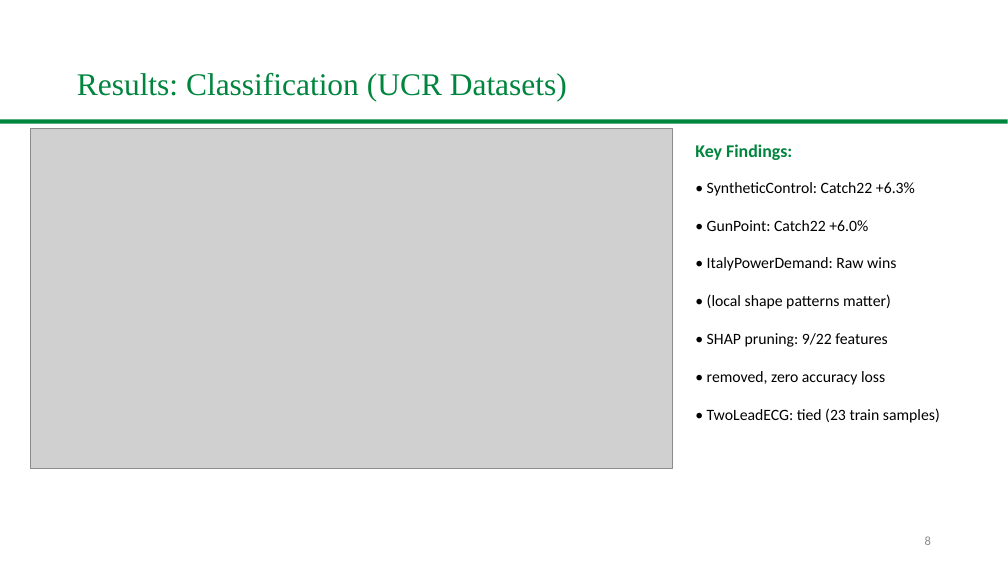
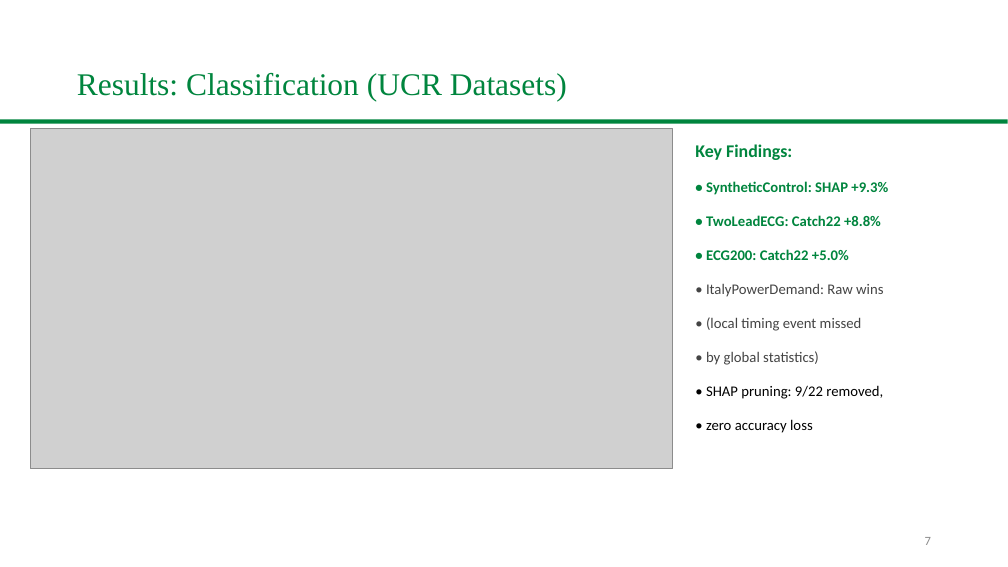
Before and after one commit to Ash-projects-personal/CSCE5222-Group18-FeatureEngineering, a slide deck: slide 7 of slides/Group18_UNT_Presentation.pptx (slide 8 before the commit). Drawn at 1008x567 pixels with LibreOffice and Linux fonts; fonts in the diff are those of the drawing; grey boxes stand for pictures; background and template pictures are left out. Boxes give left, top, right and bottom in pixels: in the first picture for what was removed or moved away, otherwise in the second. Text is boxed around its words. In the diff, an @@ line names an element or a change of style, - is before the commit and + after.

```diff
--- a/slides/Group18_UNT_Presentation.pptx
+++ b/slides/Group18_UNT_Presentation.pptx
@@ text at (706, 181, 888, 195): text changed; size 15 to 14 pt; text colour #000000 to #00853E; bold on @@
-• SyntheticControl: Catch22 +6.3%
+• SyntheticControl: SHAP +9.3%
@@ text at (706, 215, 881, 226): text changed; size 15 to 14 pt; text colour #000000 to #00853E; bold on @@
-• GunPoint: Catch22 +6.0%
+• TwoLeadECG: Catch22 +8.8%
@@ text added at (706, 249, 849, 260), 14 pt, text #00853E, bold @@
+• ECG200: Catch22 +5.0%
@@ text "• ItalyPowerDemand: Raw wins": place and size @@
-text "• ItalyPowerDemand: Raw wins" at (707, 257, 896, 271)
+text "• ItalyPowerDemand: Raw wins" at (706, 284, 883, 297)
@@ text "• ItalyPowerDemand: Raw wins" at (706, 284, 883, 297): size 15 to 14 pt, text colour #000000 to #444444 @@
@@ text at (706, 317, 862, 331): text changed; size 15 to 14 pt; text colour #000000 to #444444 @@
-• (local shape patterns matter)
+• (local timing event missed
@@ text added at (706, 351, 819, 365), 14 pt, text #444444 @@
+• by global statistics)
@@ text at (706, 385, 883, 399): text changed; size 15 to 14 pt @@
-• SHAP pruning: 9/22 features
+• SHAP pruning: 9/22 removed,
@@ text at (706, 419, 813, 433): text changed; size 15 to 14 pt @@
-• removed, zero accuracy loss
+• zero accuracy loss
@@ text removed at (707, 408, 940, 423) @@
-• TwoLeadECG: tied (23 train samples)
@@ page number at (925, 537, 931, 545): text changed @@
-8
+7
```
Also in this commit, not shown: 10 other slides changed, 4 slides removed, 2 other files.
